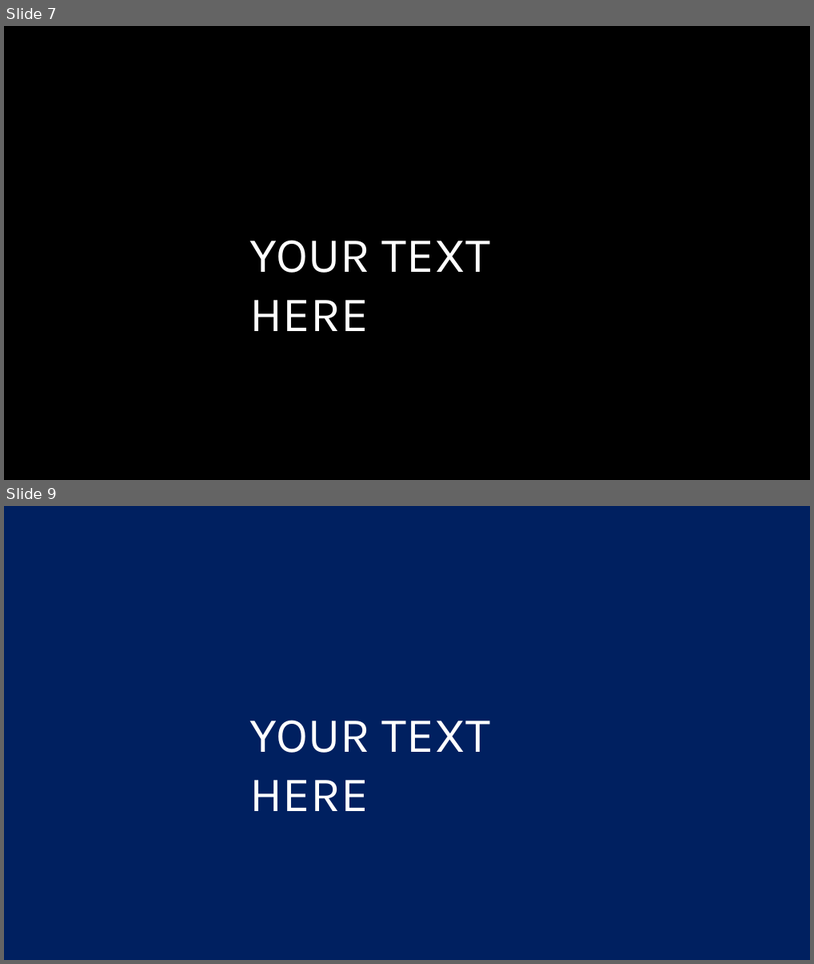
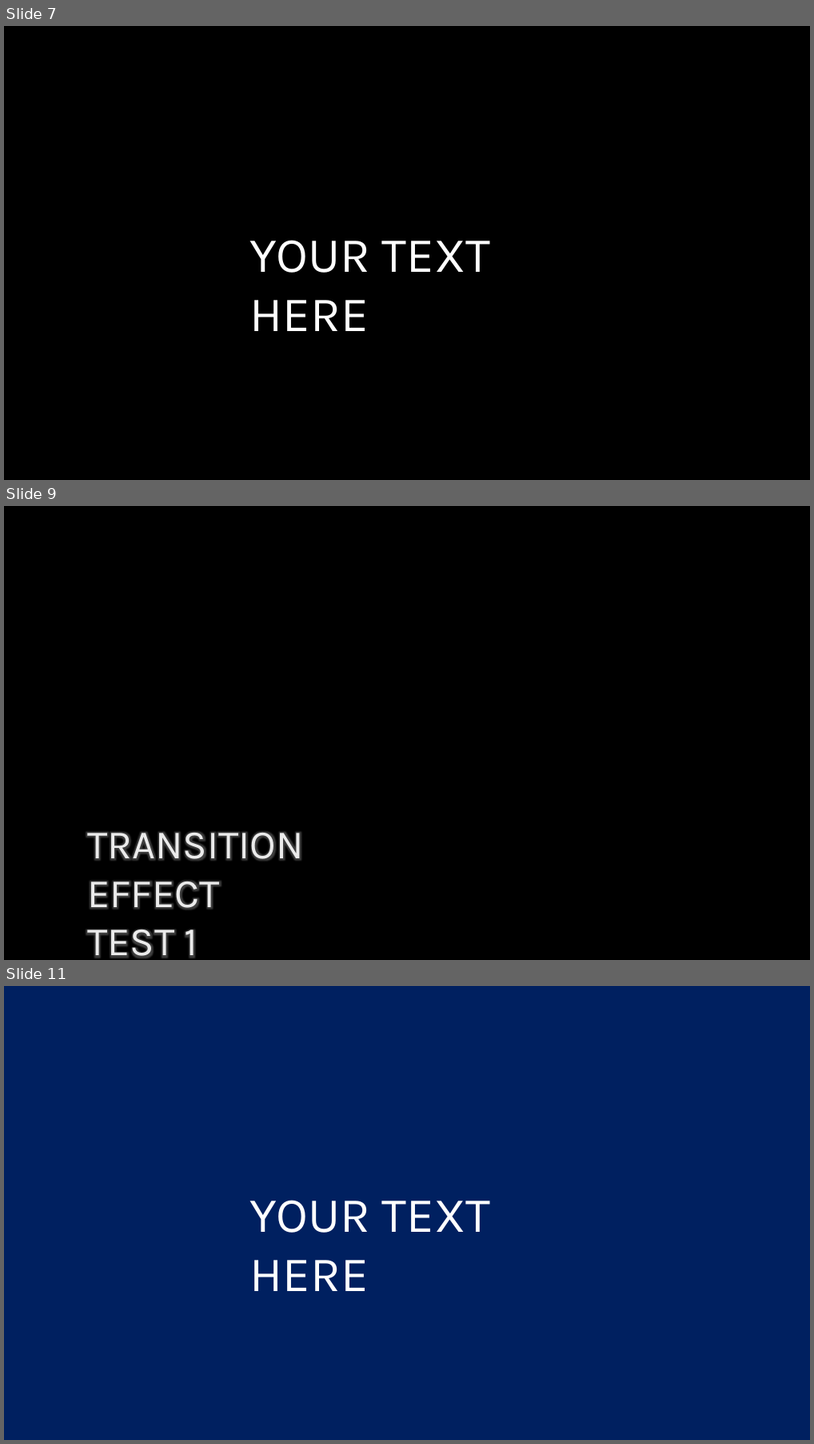
Before and after one commit to ykhwong/ppt-ndi, a slide deck: resources/sample.pptx. Shown one above the other, each under a label of ours: slides 7 and 9 before the commit, slides 7, 9 and 11 after it; the slides between them are not shown. The pictures are 814x964 and 814x1444 pixels, drawn with LibreOffice and Linux fonts; fonts in the diff are those of the drawing; background and template pictures are left out. Boxes give left, top, right and bottom in pixels: in the first picture for what was removed or moved away, otherwise in the second. Text is boxed around its words. In the diff, an @@ line names an element or a change of style, - is before the commit and + after.

```diff
--- a/resources/sample.pptx
+++ b/resources/sample.pptx
@@ slide 9 added at [4, 506, 810, 960], background #000000 @@
@@ text added at [87, 832, 303, 957], 72 pt, text #EBEBEB @@
+TRANSITION EFFECT
+TEST 1
@@ what was slide 9 is now slide 11 @@
```
Also in this commit, not shown: 1 other slide added, 6 other files.
